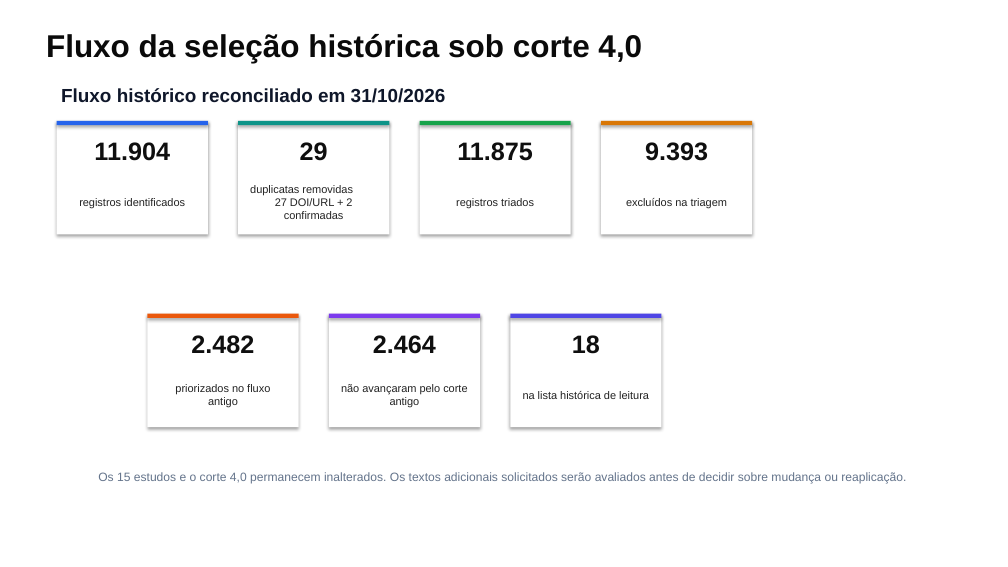
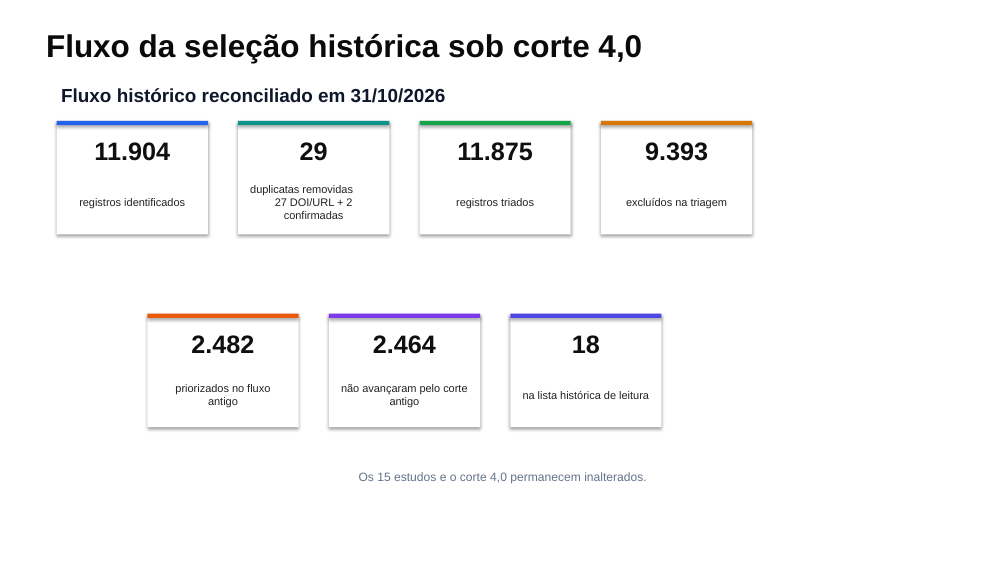
Before and after one commit to thalesfb/ccw, a slide deck: slide 7 of results/tcc/presentation/ensino_personalizado_de_matematica_tcc.pptx. Drawn at 1008x567 pixels with LibreOffice and Linux fonts; fonts in the diff are those of the drawing. Boxes give left, top, right and bottom in pixels: in the first picture for what was removed or moved away, otherwise in the second. Text is boxed around its words. In the diff, an @@ line names an element or a change of style, - is before the commit and + after.

```diff
--- a/results/tcc/presentation/ensino_personalizado_de_matematica_tcc.pptx
+++ b/results/tcc/presentation/ensino_personalizado_de_matematica_tcc.pptx
@@ text at box(359, 472, 646, 484): text changed @@
-Os 15 estudos e o corte 4,0 permanecem inalterados. Os textos adicionais solicitados serão avaliados antes de decidir sobre mudança ou reaplicação.
+Os 15 estudos e o corte 4,0 permanecem inalterados.
```
Also in this commit, not shown: 3 other slides changed, 45 other files.
